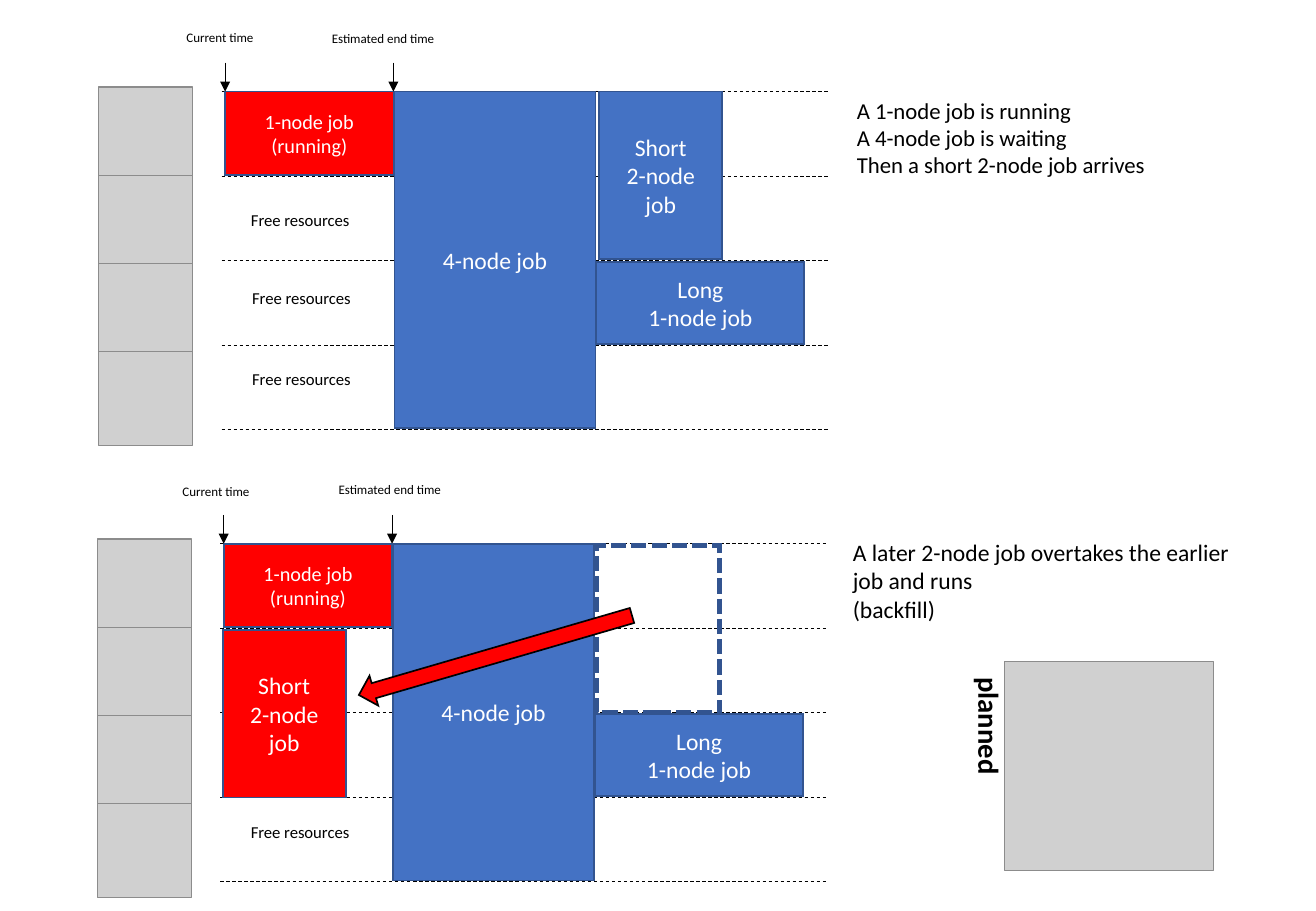
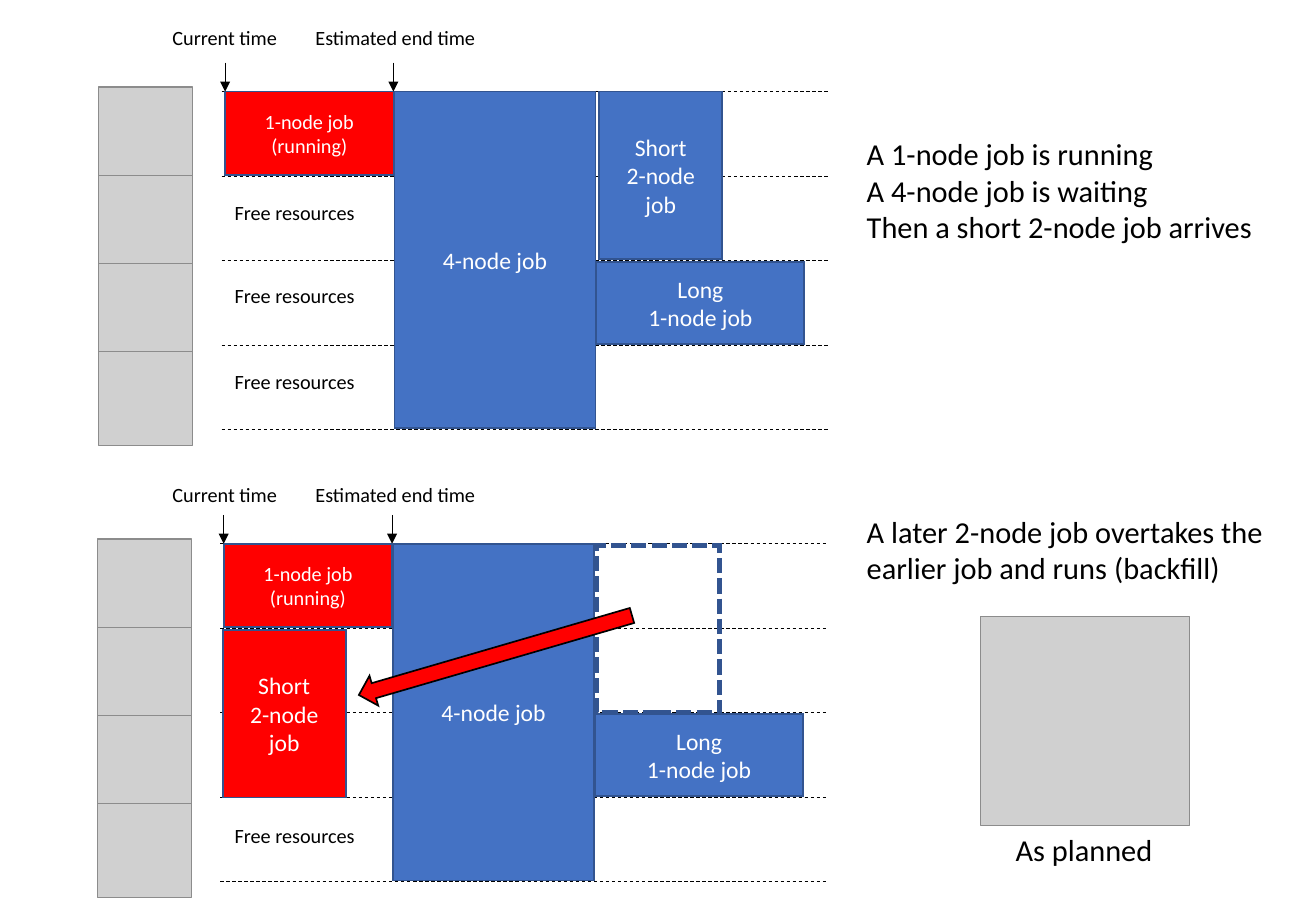
Before and after one commit to kaityo256/sevendayshpc, a slide deck: slide 16 of site-assets/sources/day2/fig-ja-en.pptx. Drawn at 1316x911 pixels with LibreOffice and Linux fonts; fonts in the diff are those of the drawing; grey boxes stand for pictures. Boxes give left, top, right and bottom in pixels: in the first picture for what was removed or moved away, otherwise in the second. Text is boxed around its words. In the diff, an @@ line names an element or a change of style, - is before the commit and + after.

```diff
--- a/site-assets/sources/day2/fig-ja-en.pptx
+++ b/site-assets/sources/day2/fig-ja-en.pptx
@@ text "Current time": place and size @@
-text "Current time" at [186,33,253,42]
+text "Current time" at [172,31,276,45]
@@ size 7.7 to 12 pt in 4 elements at [172,488,276,502], [172,31,276,45], [315,488,475,502], [315,31,475,45] @@
@@ text "Estimated end time": place and size @@
-text "Estimated end time" at [332,34,434,43]
+text "Estimated end time" at [315,31,475,45]
@@ text "A 1-node job is running": place and size @@
-text "A 1-node job is running" at [857,103,1145,177]
+text "A 1-node job is running" at [867,144,1252,244]
@@ text "A 1-node job is running" at [867,144,1252,244]: size 13.5 to 18 pt @@
@@ size 9.9 to 12 pt in 4 elements at [235,830,354,843], [235,376,354,389], [235,290,354,303], [235,207,354,220] @@
@@ text "Free resources": place and size @@
-text "Free resources" at [251,215,349,226]
+text "Free resources" at [235,207,354,220]
@@ text "Free resources": place and size @@
-text "Free resources" at [252,293,351,304]
+text "Free resources" at [235,290,354,303]
@@ text "Free resources": place and size @@
-text "Free resources" at [252,374,351,385]
+text "Free resources" at [235,376,354,389]
@@ text "Current time": place and size @@
-text "Current time" at [182,487,249,496]
+text "Current time" at [172,488,276,502]
@@ text "Estimated end time": place and size @@
-text "Estimated end time" at [339,485,441,494]
+text "Estimated end time" at [315,488,475,502]
@@ text at [867,522,1262,585]: text changed; size 14 to 18 pt @@
-A later 2-node job overtakes the earlier job and runs
-(backfill)
+A later 2-node job overtakes the earlier job and runs (backfill)
@@ picture: place and size @@
-picture at [1005,662,1214,871]
+picture at [981,617,1190,826]
@@ text "Free resources": place and size @@
-text "Free resources" at [251,827,349,838]
+text "Free resources" at [235,830,354,843]
@@ text "As planned": place and size @@
-text "As planned" at [971,686,1006,771]
+text "As planned" at [1016,840,1152,866]
@@ text "As planned" at [1016,840,1152,866]: size 17 to 18 pt, bold off @@
```
Also in this commit, not shown: 6 other slides changed, 10 other files.
